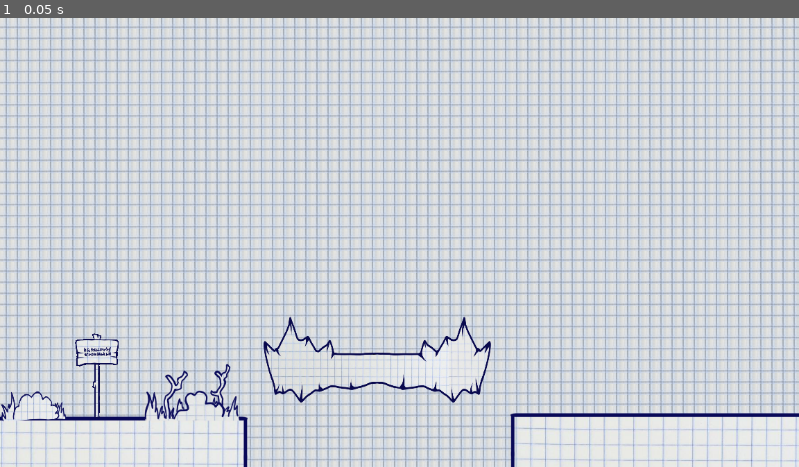
Above: before the commit, frame 1.
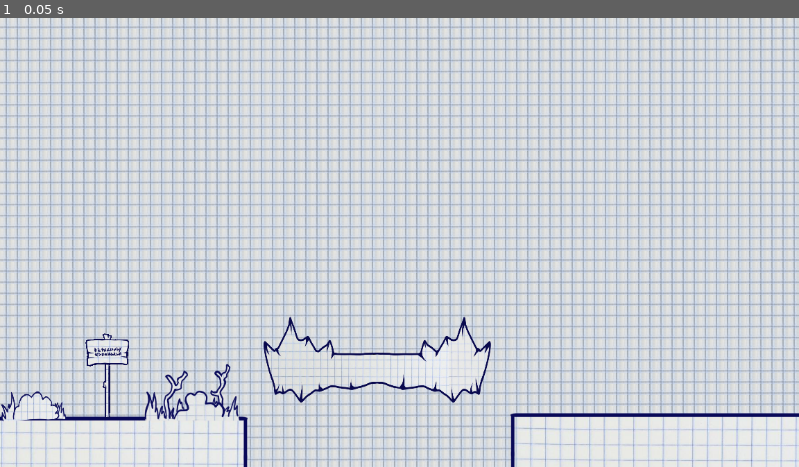
Above: after the commit, the same moment.

Repository: krishthedish17/Scale_game_jam
Game: Godot game, scene res://game/game.tscn
The game is run twice, just before and just after one commit, with the same random seed, the same clock (stepped at 60 frames per second) and the same inputs. The project has no main scene, so this scene is started directly.
Inputs:
- Up to frame 1 (0.05 s): no input

The runs differ from the first frame. In frame 1, 0.4% of the frame differs, in the area x 9-17%, y 70-89%.

Commit message:
test merge

Diff:
--- a/game/game.tscn
+++ b/game/game.tscn
@@ -83,6 +83,6 @@
 texture = ExtResource("5_pdsgy")
 
 [node name="Sign_1" type="Sprite2D" parent="."]
-position = Vector2(140, 516)
+position = Vector2(155, 516)
 scale = Vector2(0.5, 0.5)
 texture = ExtResource("6_nljuk")
